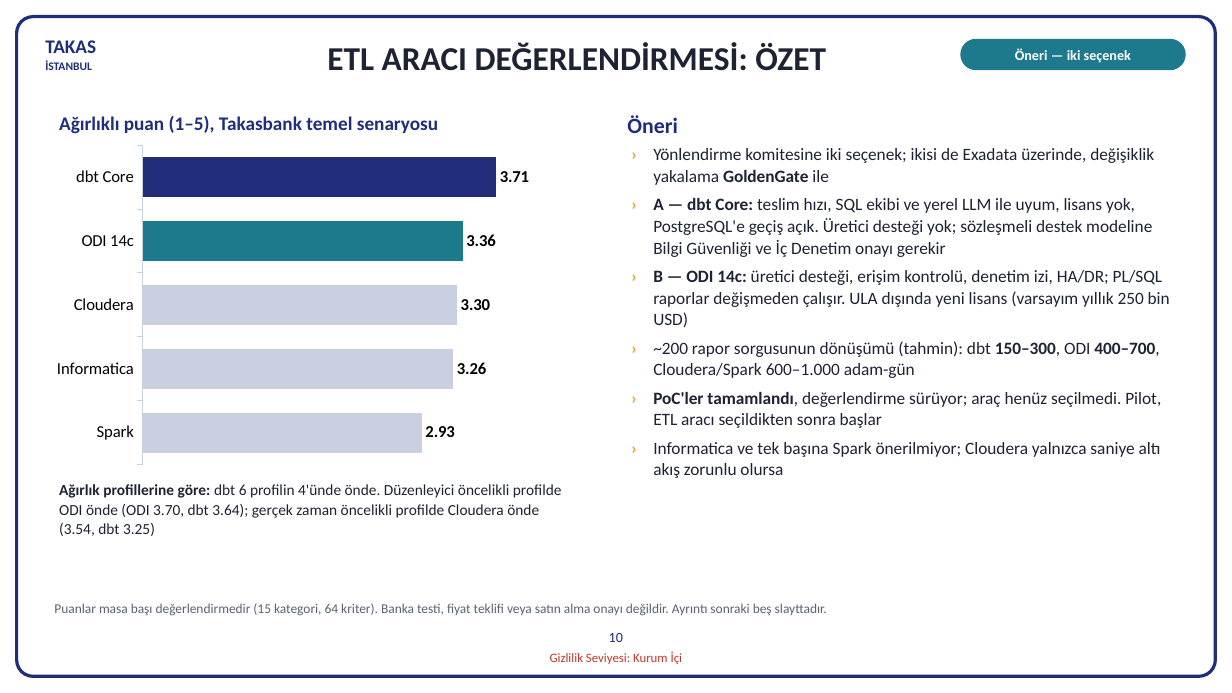
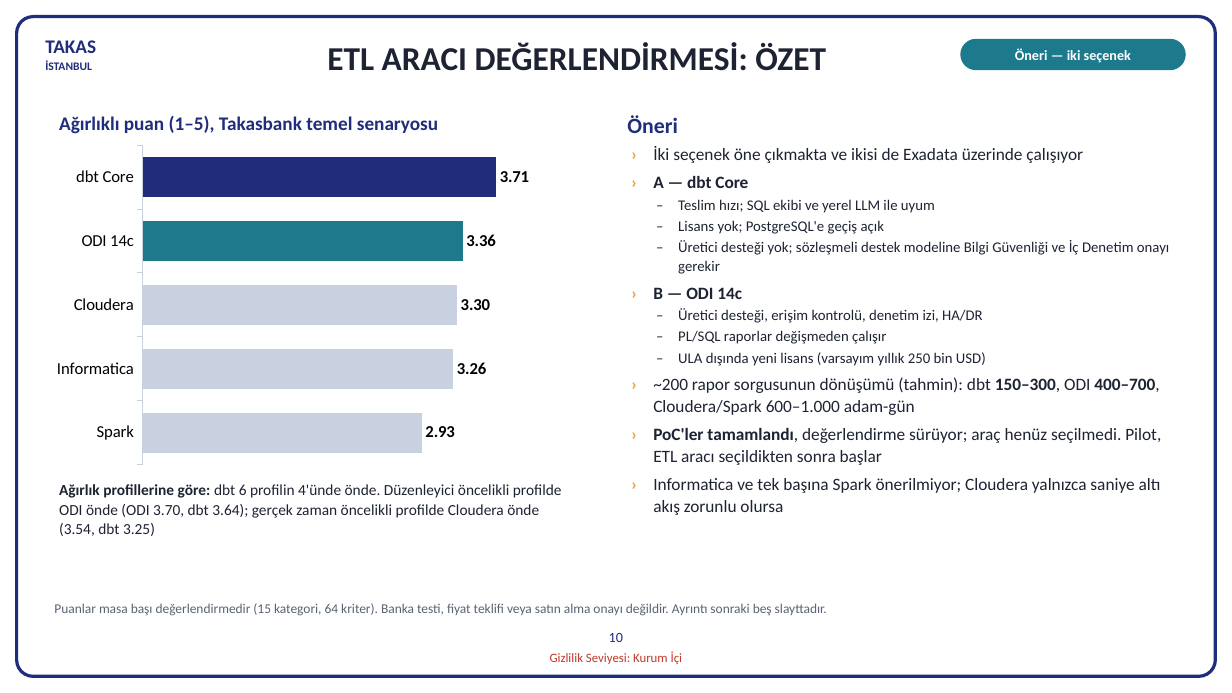
Before and after one commit to hanifidemirel0/Cursor-Projects, a slide deck: slide 10 of outputs/dwh-sunum-kasim-2026/5 - DWHSunum_Kasim2026.pptx. Drawn at 1232x693 pixels with LibreOffice and Linux fonts; fonts in the diff are those of the drawing. Boxes give left, top, right and bottom in pixels: in the first picture for what was removed or moved away, otherwise in the second. Text is boxed around its words. In the diff, an @@ line names an element or a change of style, - is before the commit and + after.

```diff
--- a/outputs/dwh-sunum-kasim-2026/5 - DWHSunum_Kasim2026.pptx
+++ b/outputs/dwh-sunum-kasim-2026/5 - DWHSunum_Kasim2026.pptx
@@ text at (653, 146, 1169, 366): text changed; size 13.5 to 11.5 pt @@
-› Yönlendirme komitesine iki seçenek; ikisi de Exadata üzerinde, değişiklik yakalama GoldenGate ile
-› A — dbt Core: teslim hızı, SQL ekibi ve yerel LLM ile uyum, lisans yok, PostgreSQL'e geçiş açık. Üretici desteği yok; sözleşmeli destek modeline Bilgi Güvenliği ve İç Denetim onayı gerekir
-› B — ODI 14c: üretici desteği, erişim kontrolü, denetim izi, HA/DR; PL/SQL raporlar değişmeden çalışır. ULA dışında yeni lisans (varsayım yıllık 250 bin USD)
+› İki seçenek öne çıkmakta ve ikisi de Exadata üzerinde çalışıyor
+› A — dbt Core
+– Teslim hızı; SQL ekibi ve yerel LLM ile uyum
+– Lisans yok; PostgreSQL'e geçiş açık
+– Üretici desteği yok; sözleşmeli destek modeline Bilgi Güvenliği ve İç Denetim onayı gerekir
+› B — ODI 14c
+– Üretici desteği, erişim kontrolü, denetim izi, HA/DR
+– PL/SQL raporlar değişmeden çalışır
+– ULA dışında yeni lisans (varsayım yıllık 250 bin USD)
```
Also in this commit, not shown: 2 other files.
